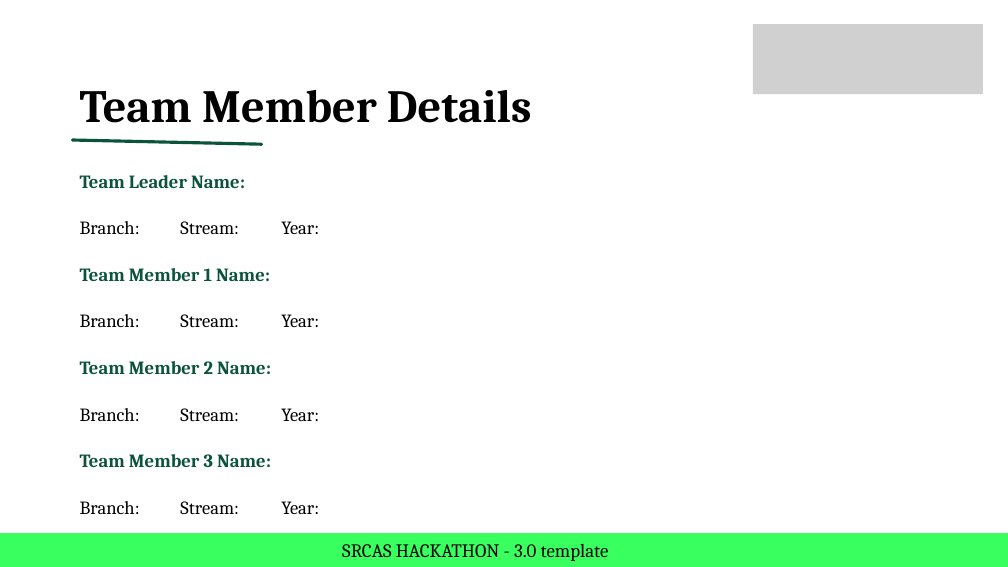
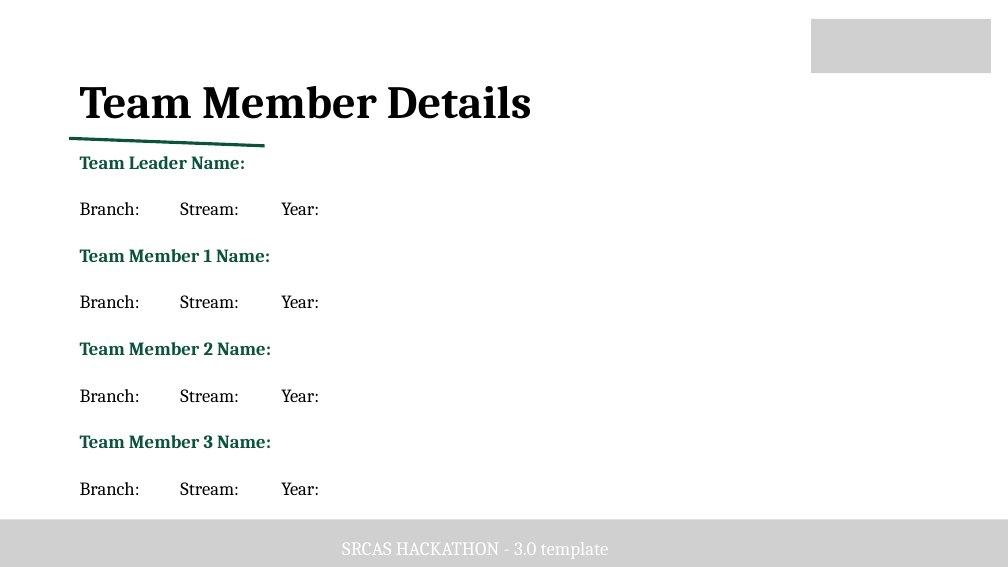
Before and after one commit to udhayasankar-UD/srcas-X-microsoft, a slide deck: slide 6 of src/assets/PPT/SRCAS HACKATHON 3.0.pptx. Drawn at 1008x567 pixels with LibreOffice and Linux fonts; fonts in the diff are those of the drawing; grey boxes stand for pictures. Boxes give left, top, right and bottom in pixels: in the first picture for what was removed or moved away, otherwise in the second. Text is boxed around its words. In the diff, an @@ line names an element or a change of style, - is before the commit and + after.

```diff
--- a/src/assets/PPT/SRCAS HACKATHON 3.0.pptx
+++ b/src/assets/PPT/SRCAS HACKATHON 3.0.pptx
@@ picture removed at bbox=[753, 24, 983, 94] @@
@@ picture added at bbox=[811, 19, 991, 73] @@
@@ text "Team Member Details": place and size @@
-text "Team Member Details" at bbox=[80, 90, 532, 123]
+text "Team Member Details" at bbox=[80, 86, 532, 119]
@@ picture added at bbox=[71, 138, 263, 146] @@
@@ line removed from (73, 140) to (262, 144) @@
@@ text "Team Leader Name:": place and size @@
-text "Team Leader Name:" at bbox=[80, 175, 319, 515]
+text "Team Leader Name:" at bbox=[80, 156, 319, 496]
@@ freeform shape removed at bbox=[0, 533, 1008, 567] @@
@@ picture added at bbox=[0, 520, 1008, 567] @@
@@ text "SRCAS HACKATHON - 3.0 template" at bbox=[342, 542, 609, 559]: text colour #000000 to #FFFFFF @@
```
Also in this commit, not shown: 5 other slides changed, 5 other files.
